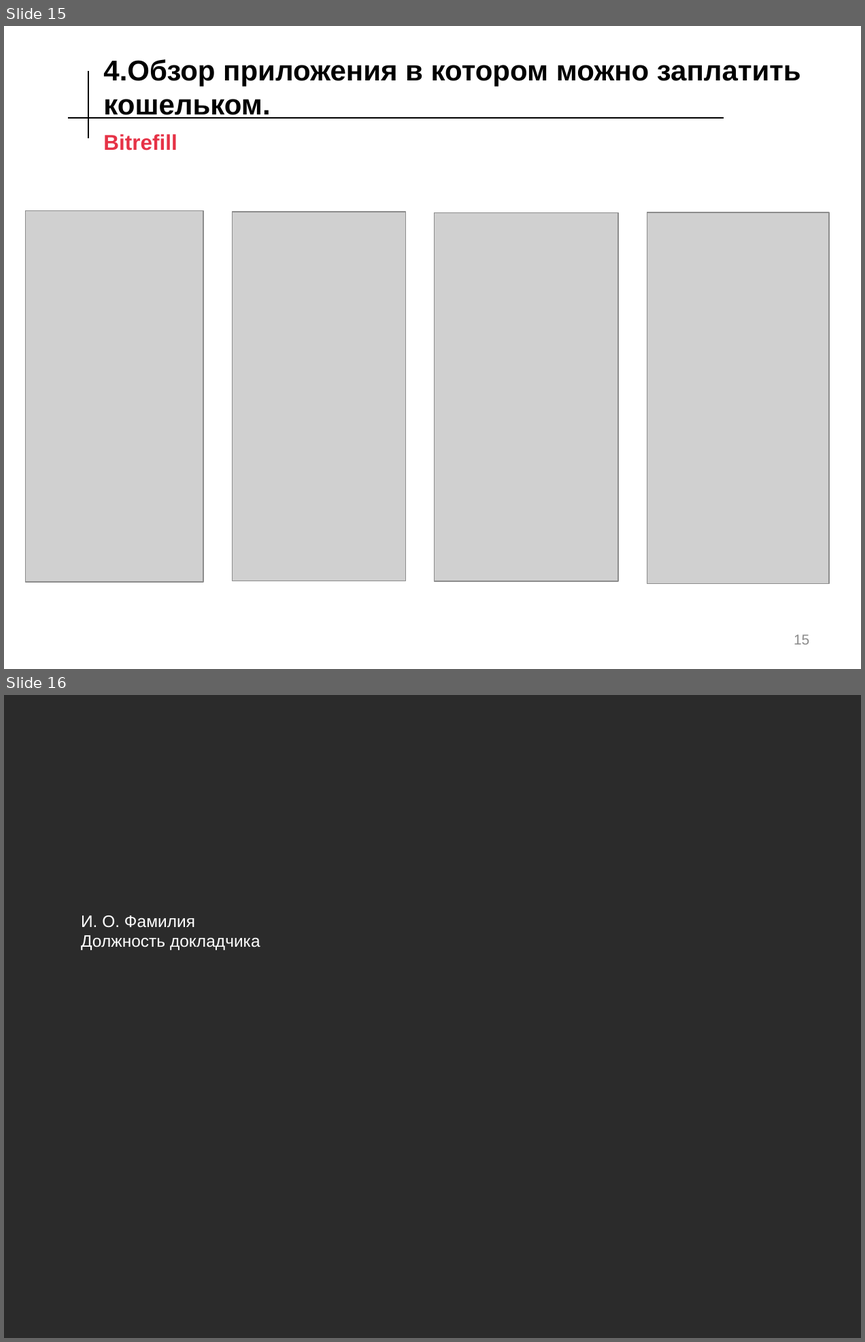
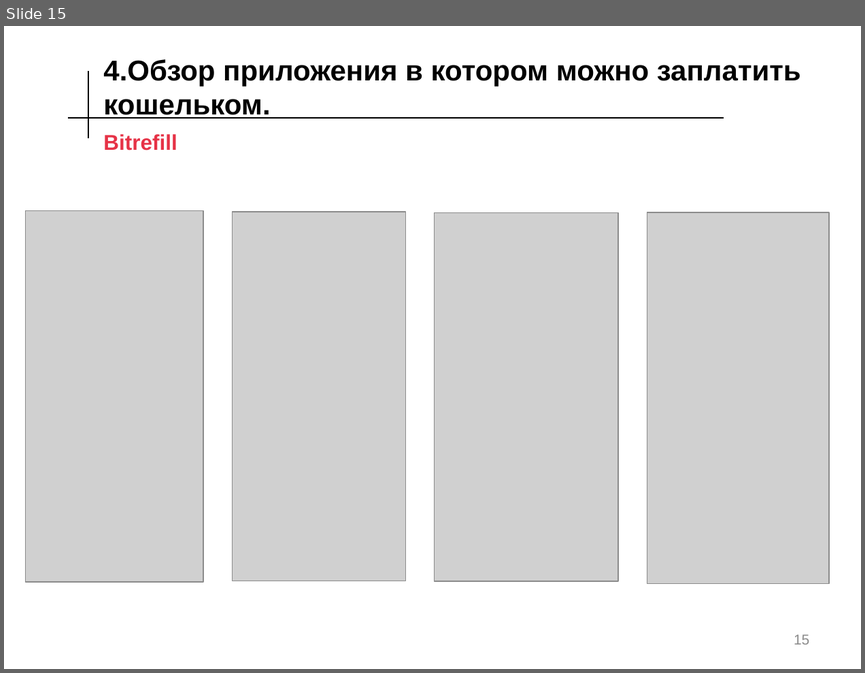
Before and after one commit to VanyaWrestling/ProjectLN, a slide deck: PD-LN-Velikanov-Ivan-181-331.pptx. Shown one above the other, each under a label of ours: slides 15 and 16 before the commit, slide 15 after it. The pictures are 865x1342 and 865x673 pixels, drawn with LibreOffice and Linux fonts; fonts in the diff are those of the drawing; grey boxes stand for pictures; background and template pictures are left out; a plain dark background stands for a picture behind light text. Boxes give left, top, right and bottom in pixels: in the first picture for what was removed or moved away, otherwise in the second. Text is boxed around its words. In the diff, an @@ line names an element or a change of style, - is before the commit and + after.

```diff
--- a/PD-LN-Velikanov-Ivan-181-331.pptx
+++ b/PD-LN-Velikanov-Ivan-181-331.pptx
@@ slide 16 removed at (4, 695, 861, 1338), background picture (left out) @@
@@ text removed at (81, 915, 260, 950) @@
-И. О. Фамилия
-Должность докладчика
```
Also in this commit, not shown: 1 slide added.
